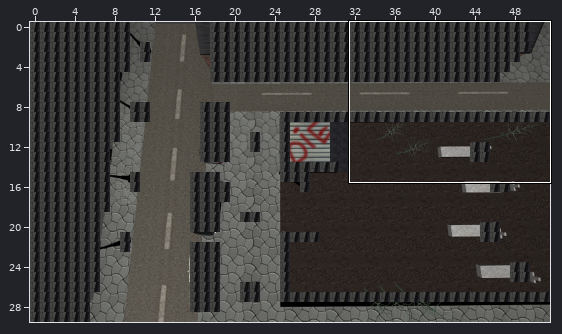
Level history. Tiled map: resources/nivel3.tmx. Above: a wide view before the commit, with the close-up outlined.
Close-up. Before:
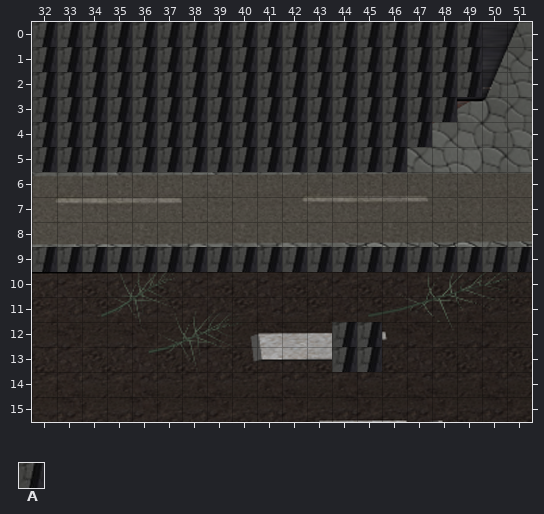
Cells are 25x25 px. Shown: x 32..51, y 0..15. The commit also changed other parts of the map, which this record leaves out. Tiles whose own drawing changed are shown in their newer look in all pictures.
Key: from "nivel3": A 1.
_ is an empty cell.
Layers that did not change in this view are not listed.
Layer "colisiones" before, first column x 32:
 0 AAAAAAAAAAAAAAAAAA__
 1 AAAAAAAAAAAAAAAAAA__
 2 AAAAAAAAAAAAAAAAAA__
 3 AAAAAAAAAAAAAAAAA___
 4 AAAAAAAAAAAAAAAA____
 5 AAAAAAAAAAAAAAA_____
 6 ____________________
 7 ____________________
 8 ____________________
 9 AAAAAAAAAAAAAAAAAAAA
10 ____________________
11 ____________________
12 ____________AA______
13 ____________AA______
14 ____________________
15 ____________________
After the commit:
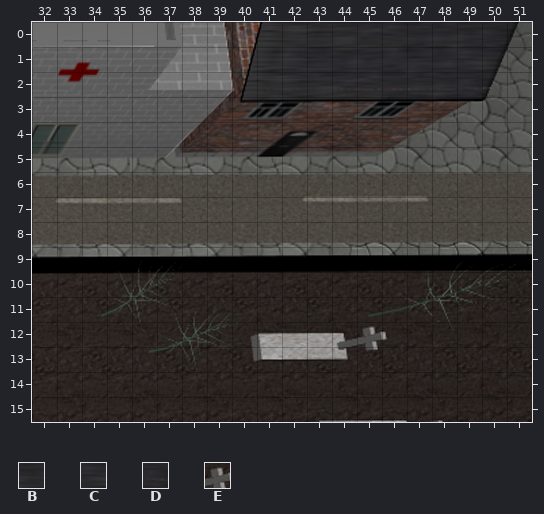
Further tiles: from "mapa3": B 49, C 101, D 153, E 669.
Tiles of an added or newly shown layer are drawn over the layers below it.
Difference:
Layer "colisiones" (now hidden):
The author cleared tile A in rows 0 to 2 at x 32 to 49; in row 3 at x 32 to 48; in row 4 at x 32 to 47; in row 5 at x 32 to 46; in row 9 at x 32 to 51; in rows 12 to 13 at x 44 to 45.
Layer "superior" (now shown):
There is now tile B in row 0 at x 49.
There is now tile C in row 1 at x 49.
There is now tile D in row 2 at x 49.
There is now tile E in row 12 at x 45.
Pixel boxes of the changes (left, top, right, bottom) in both close-ups:
changed: (32, 22, 482, 172)
removed: (32, 247, 532, 272)
changed: (332, 322, 382, 372)
